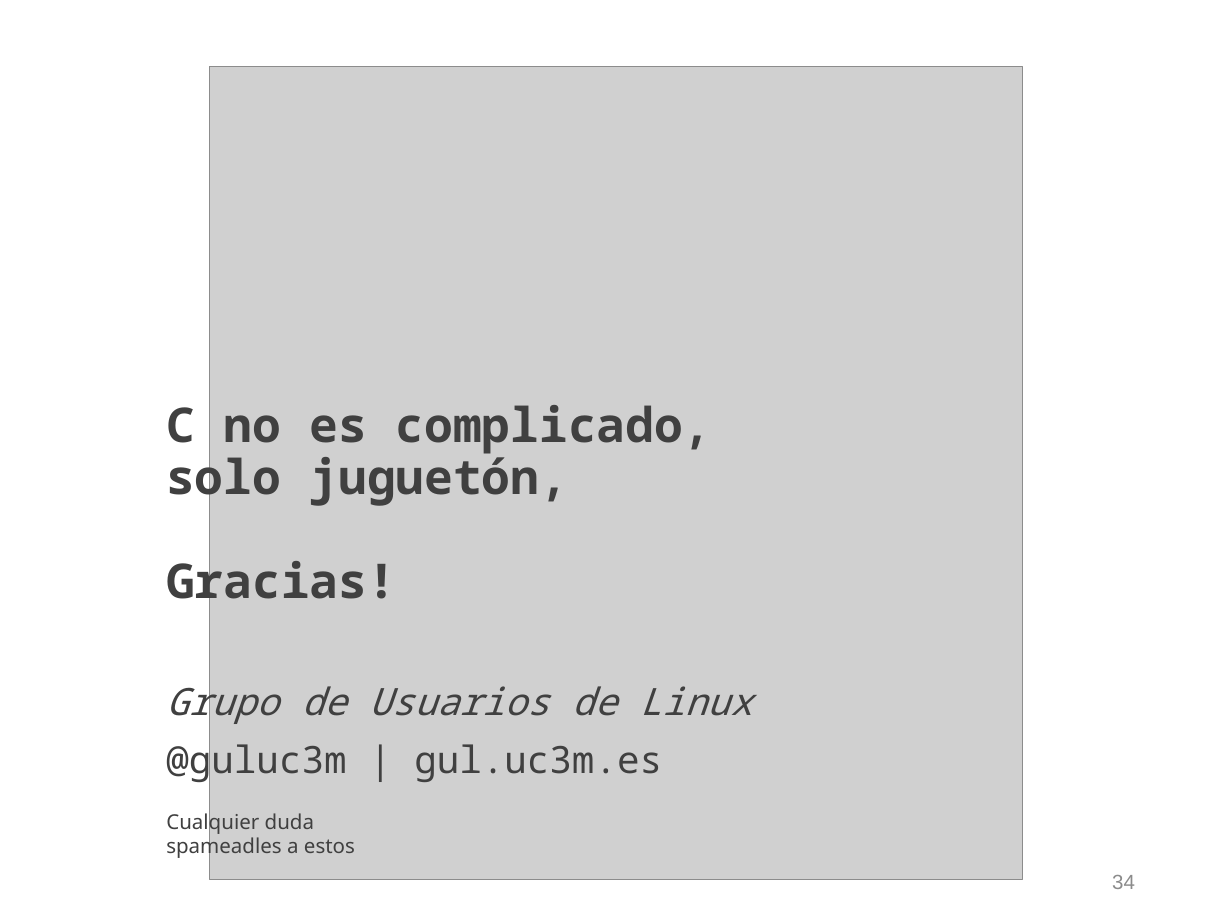
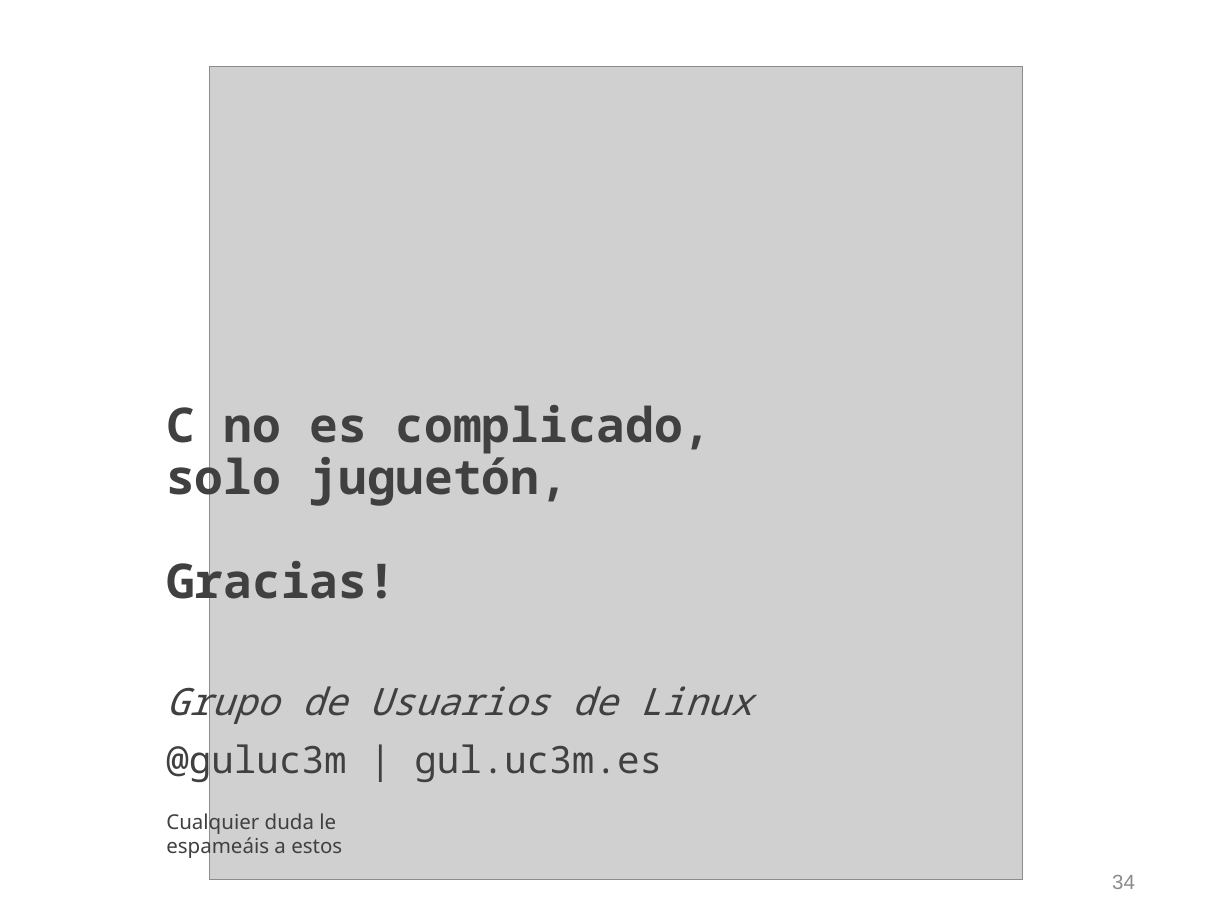
Before and after one commit to z4na14/C-para-normies, a slide deck: slide 34 of transparencias.pptx. Drawn at 1232x924 pixels with LibreOffice and Linux fonts; fonts in the diff are those of the drawing; grey boxes stand for pictures. Boxes give left, top, right and bottom in pixels: in the first picture for what was removed or moved away, otherwise in the second. Text is boxed around its words. In the diff, an @@ line names an element or a change of style, - is before the commit and + after.

```diff
--- a/transparencias.pptx
+++ b/transparencias.pptx
@@ text at [166, 809, 342, 860]: text changed @@
-Cualquier duda spameadles a estos
+Cualquier duda le espameáis a estos
```
Also in this commit, not shown: 4 other slides changed, 2 other files.
